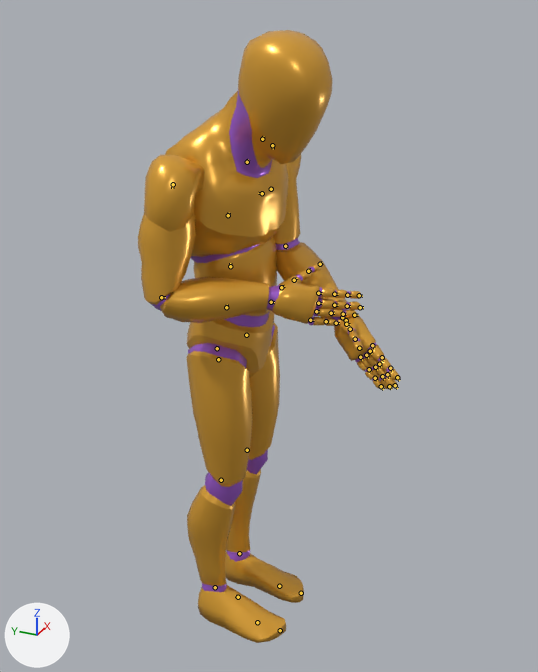
The glTF model apps/web/public/models/anim-library.glb, before and after one commit.
Camera for both pictures: a camera (50 mm lens) standing at (-1.71, -0.883, 1.843) and looking at (-0.02, -0.122, 0.998). The axes (+X, +Y, +Z) are drawn at lower left. The lights are the same throughout. The first picture is the older version. Both versions are drawn at frame 0 of the action 'Rig|Bow_RunCarry'; the numbers are the values there. The bones that bend it are drawn over the model as lines.

In view in the first picture: 'Mannequin'.
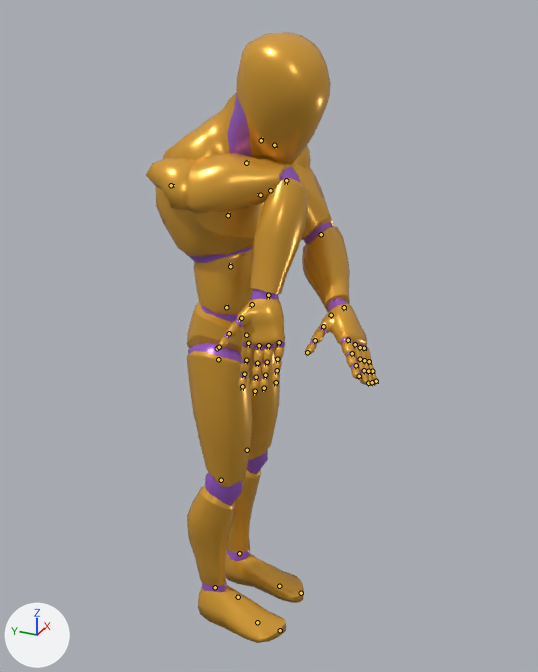
Edits to the scene script, one JSON object a line:
```json
{"block": "bone_spine_03", "where": "bone_spine_03 = bpy.data.objects['Rig'].pose.bones['spine_03']  # child of 'spine_02'"}
{"op": "set", "path": "bone_spine_03.rotation_quaternion", "old": "(0.96, 0.249, -0.109, 0.075)", "new": "(0.955, 0.254, -0.124, 0.087)", "note": "degrees (28, -14, 5) -> degrees (29, -16, 6)"}
{"block": "bone_upperarm_l", "where": "bone_upperarm_l = bpy.data.objects['Rig'].pose.bones['upperarm_l']  # child of 'clavicle_l'"}
{"op": "set", "path": "bone_upperarm_l.rotation_quaternion", "old": "(0.632, 0.413, -0.113, -0.645)", "new": "(0.66, 0.706, 0.009, -0.257)", "note": "degrees (47, 23, -81) -> degrees (90, 22, -21)"}
{"block": "bone_lowerarm_l", "where": "bone_lowerarm_l = bpy.data.objects['Rig'].pose.bones['lowerarm_l']  # child of 'upperarm_l'"}
{"op": "set", "path": "bone_lowerarm_l.rotation_quaternion", "old": "(0.928, 0.364, -0.027, 0.071)", "new": "(0.946, 0.316, -0.029, 0.063)", "note": "degrees (42, -6, 6) -> degrees (37, -5, 6)"}
{"block": "bone_upperarm_r", "where": "bone_upperarm_r = bpy.data.objects['Rig'].pose.bones['upperarm_r']  # child of 'clavicle_r'"}
{"op": "set", "path": "bone_upperarm_r.rotation_quaternion", "old": "(0.78, 0.423, -0.214, 0.408)", "new": "(0.269, 0.16, -0.325, -0.892)", "note": "degrees (41, -43, 38) -> degrees (42, 6, -144)"}
{"block": "bone_lowerarm_r", "where": "bone_lowerarm_r = bpy.data.objects['Rig'].pose.bones['lowerarm_r']  # child of 'upperarm_r'"}
{"op": "set", "path": "bone_lowerarm_r.rotation_quaternion", "old": "(0.692, 0.712, 0.102, -0.066)", "new": "(0.641, 0.758, 0.093, -0.069)", "note": "degrees (92, 14, 3) -> degrees (100, 13, 3)"}
```

Boxes (x1, y1, x2, y2) around the edits, measured in the pictures (538 x 672 px):
```json
{"object": "Mannequin", "change": "posed", "before": [138, 30, 400, 643], "after": [146, 32, 378, 643], "on screen": "11% narrower"}
{"bone": "upperarm_l", "before": "(272, 145) to (273, 149)", "after": "(274, 145) to (276, 148)"}
{"bone": "lowerarm_l", "before": "(285, 246) to (287, 248)", "after": "(321, 234) to (322, 236)"}
{"bone": "upperarm_r", "before": "(173, 184) to (172, 188)", "after": "(171, 185) to (174, 185)"}
{"bone": "lowerarm_r", "before": "(161, 297) to (165, 297)", "after": "(286, 180) to (286, 184)"}
```
